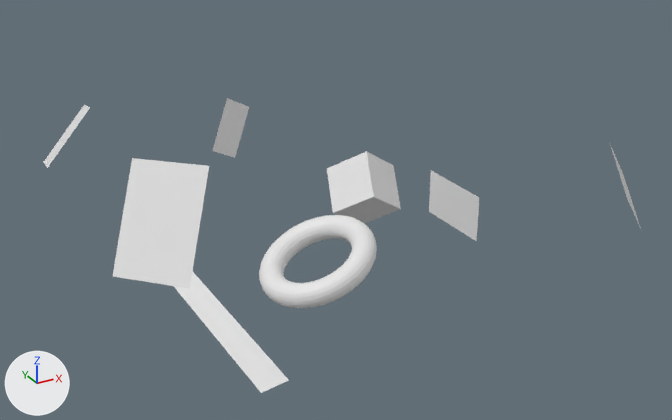
Renders of the OBJ model Assets/DemoScene/Emission.obj from each side of a commit.
Before and after are seen from a 50 mm camera at (-24.4, -38.4, 23.0) aimed at (-3.0, 0.6, 3.4). Every picture has the same lights, and +X, +Y and +Z are marked at lower left. Where no turn or scale is listed for an object, it has been applied to the vertices.

The first picture shows 'Emission_Suzanne.001'.
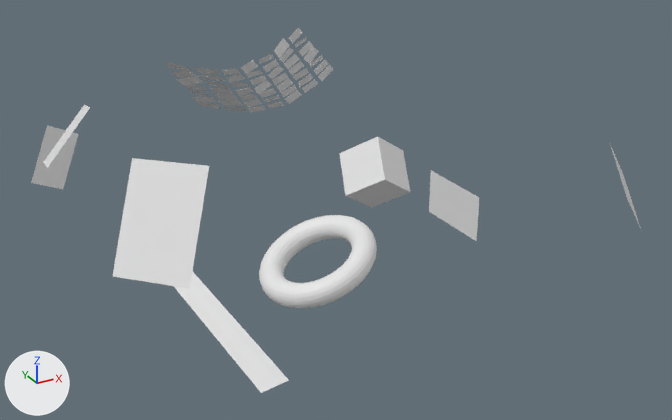
Pixel boxes [x1, y1, x2, y2] of what changed, in the pictures (672 x 420 px; the box of a moved part takes in the faces that stretch with it):
'Emission_Suzanne.001', reshaped (24% taller): before [44, 98, 641, 393]; after [31, 27, 641, 393]
part 1 of me_emission_suzanne_001, moved or reshaped: before [212, 98, 249, 158]; after [31, 125, 79, 189]
part 2 of me_emission_suzanne_001, moved or reshaped: before [327, 151, 401, 223]; after [339, 137, 410, 207]
part 3 of me_emission_suzanne_001, added: after [166, 27, 333, 113]

What changed in the scene script:
```text
Change me_emission_suzanne_001:
    used by ob_emission_suzanne_001; location = (0.0, 0.0, 0.0)
    verts and faces of me_emission_suzanne_001; kept vertices keep their numbers, new ones are numbered from 732
    before: 720 (1.8, 4.8, 1.7) at pixel (373, 196), 721 (0.2, 6.8, 0.2) at pixel (332, 213), 722 (4.3, 5.5, 0.1) at pixel (400, 209), 723 (2.6, 7.6, -1.4), 724 (5.0, 7.6, 2.1) at pixel (393, 165)
    before: 725 (2.5, 6.9, 3.7) at pixel (366, 151), 726 (3.3, 9.6, 0.6), 727 (0.9, 8.9, 2.2) at pixel (326, 168)
    remove me_emission_suzanne_001.from_pydata(...)  # 732 vertices, 712 faces; spans x -18.2..10.0, y -14.9..19.6, z -1.4..12.9
    add me_emission_suzanne_001.from_pydata(...)  # 928 vertices, 761 faces; spans x -18.2..10.0, y -14.9..19.7, z -1.4..12.9
    me_emission_suzanne_001 part 1: the loose piece of 4 vertices spanning x -3.2..0.5, y 17.6..19.6, z 0.0..4.6 is moved by (-12.0, 0.0, 0.0)
    me_emission_suzanne_001 part 2
    add for i in [*range(720, 728)]: verts[i] += (2.0, 2.0, 0.0)
    me_emission_suzanne_001 part 3
    140 vertices are added at x -6.5..4.7, y 12.5..19.2, z 3.7..10.3
    18 new vertices lie (0.5, 0.4, -0.5) away from vertices in x -3.6..3.6, y 12.5..15.9, z 5.0..10.3
    15 new vertices lie (0.4, 0.4, -0.5) away from vertices in x -5.1..2.7, y 13.3..17.0, z 4.1..8.0
    14 new vertices lie (0.4, 0.5, -0.5) away from vertices in x -5.4..2.1, y 13.4..19.2, z 4.1..8.0
    9 new vertices lie (0.5, 0.3, -0.5) away from vertices in x -4.0..4.7, y 13.7..18.8, z 4.9..7.8
    49 new faces join them
```
